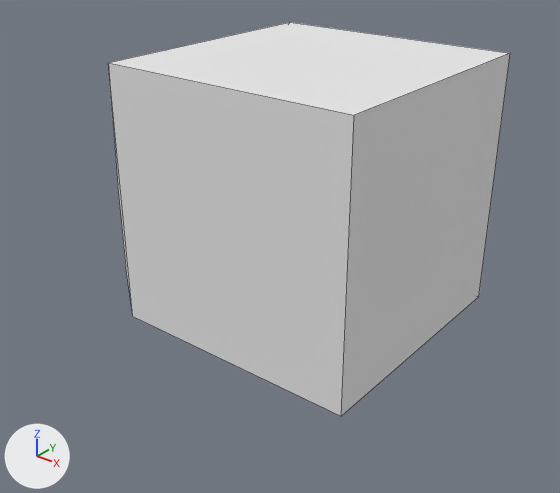
Renders of the Blender file AlienExplorer/Assets/BlenderModels/Rover.blend from each side of a commit.
One viewpoint serves both versions: a 50 mm camera at (3.48, -4.41, 3.17) aimed at (0.01, -0.06, 0.48). Every picture has the same lights, and +X, +Y and +Z are marked at lower left. Mesh edges are drawn as thin lines.
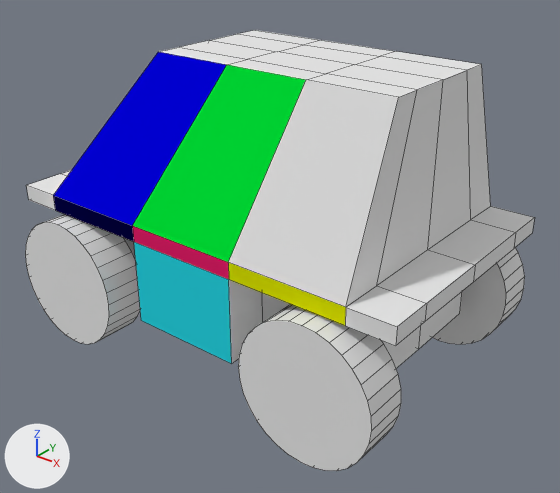
Pixel boxes [x1, y1, x2, y2] of what changed, in the pictures (560 x 493 px):
```json
{"object": "Cube", "change": "reshaped, modifiers changed", "before": [108, 22, 510, 416], "after": [25, 30, 535, 471], "on screen": "27% wider, 12% taller"}
```

Edits to the scene script, one JSON object a line:
```json
{"op": "add", "block": "mat_material_005", "code": ["mat_material_005 = diffuse_material('Material.005')", "mat_material_005.base_color = (0.000603, 0.0, 0.0522)  # dark blue #020041"]}
{"op": "add", "block": "mat_material_003", "code": ["mat_material_003 = diffuse_material('Material.003')", "mat_material_003.base_color = (0.8, 0.0136, 0.145)  # pink #e71f6a"]}
{"op": "add", "block": "mat_material_004", "code": ["mat_material_004 = diffuse_material('Material.004')", "mat_material_004.base_color = (0.731, 0.8, 0.0)  # yellow #dee700"]}
{"op": "add", "block": "mat_material_002", "code": ["mat_material_002 = diffuse_material('Material.002')", "mat_material_002.base_color = (0.000669, 0.0, 0.8)  # blue #0200e7"]}
{"op": "add", "block": "mat_material_006", "code": ["mat_material_006 = diffuse_material('Material.006')", "mat_material_006.base_color = (0.0207, 0.689, 0.8)  # cyan #27d8e7"]}
{"op": "add", "block": "mat_material_001", "code": ["mat_material_001 = diffuse_material('Material.001')", "mat_material_001.base_color = (0.0, 0.8, 0.0384)  # green #00e737"]}
{"block": "me_cube", "where": "# used by ob_cube; location = (0.0, 0.0, 0.0)"}
{"op": "remove", "block": "me_cube", "code": "me_cube.from_pydata(...)  # 12 vertices, 10 faces; spans x -1.55..1.26, y -1.0..1.0, z -0.08..2.0"}
{"op": "add", "block": "me_cube", "code": "me_cube.from_pydata(...)  # 180 vertices, 111 faces; spans x -1.95..1.62, y -1.14..0.0, z -0.41..2.0"}
{"block": "me_cube", "change": "me_cube part 1: the whole mesh is rebuilt"}
{"op": "add", "block": "me_cube", "code": "me_cube.materials.append(mat_material_001)  # green #00e737"}
{"op": "add", "block": "me_cube", "code": "me_cube.materials.append(mat_material_002)  # blue #0200e7"}
{"op": "add", "block": "me_cube", "code": "me_cube.materials.append(mat_material_003)  # pink #e71f6a"}
{"op": "add", "block": "me_cube", "code": "me_cube.materials.append(mat_material_004)  # yellow #dee700"}
{"op": "add", "block": "me_cube", "code": "me_cube.materials.append(mat_material_005)  # dark blue #020041"}
{"op": "add", "block": "me_cube", "code": "me_cube.materials.append(mat_material_006)  # cyan #27d8e7"}
{"op": "add", "block": "ob_cube", "code": "_m = ob_cube.modifiers.new('Mirror', 'MIRROR')"}
{"op": "add", "block": "ob_cube", "code": "_m.use_axis = (False, True, False)"}
{"op": "add", "block": "ob_cube", "code": "_m.use_clip = True"}
```
